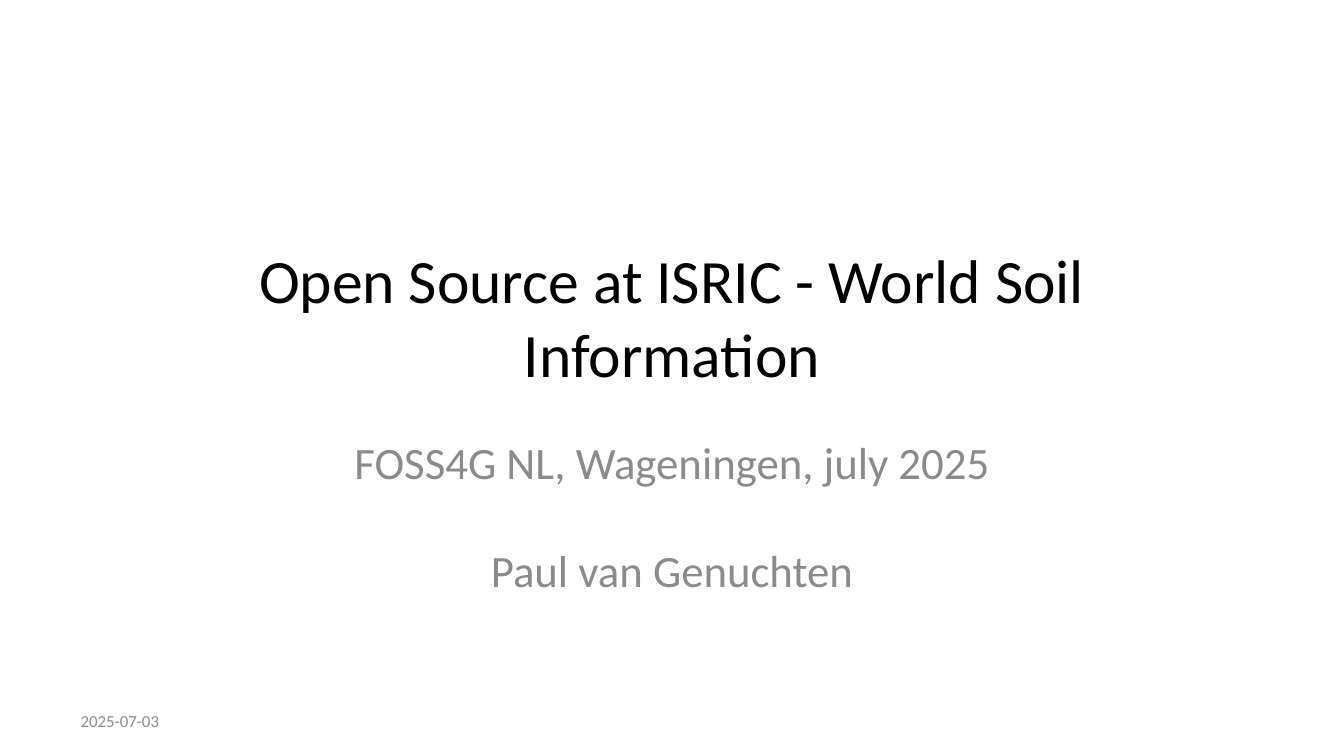
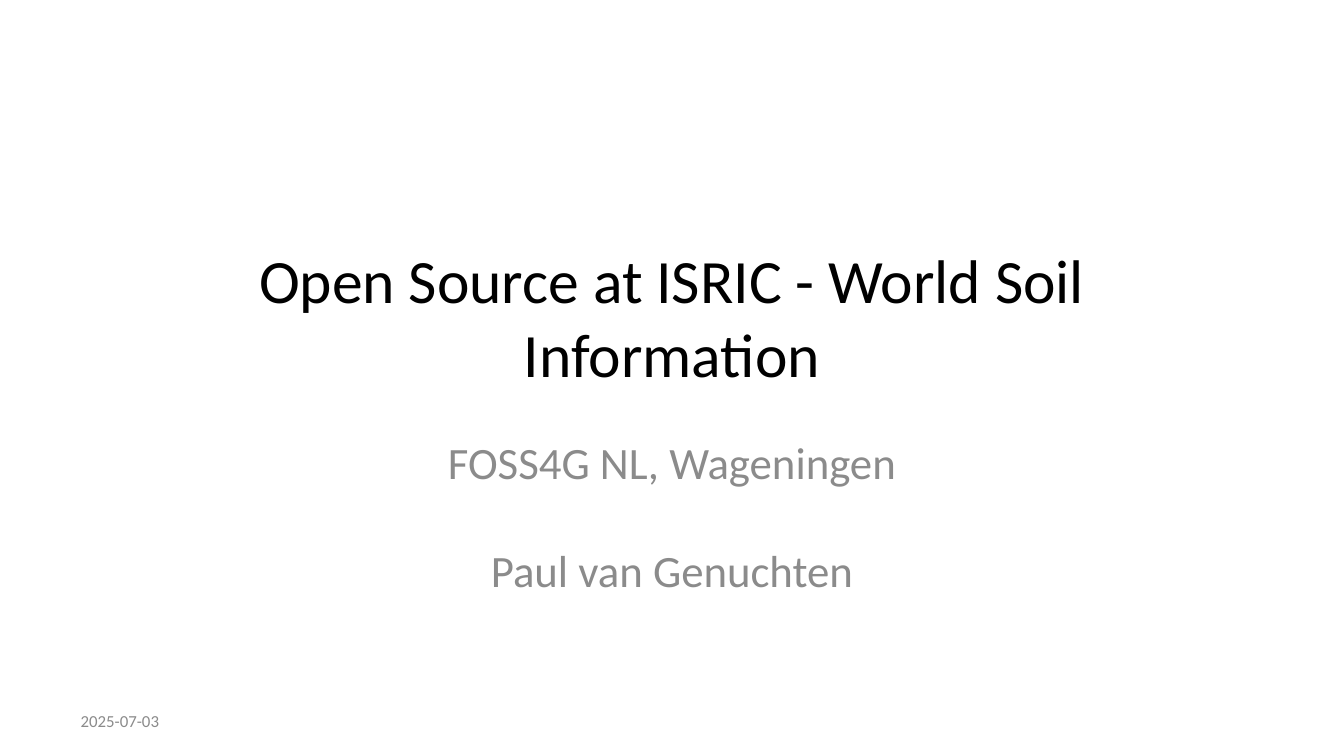
Before and after one commit to pvgenuchten/slides, a slide deck: slide 1 of slides/20250703-foss4gnl-opensource-at-isric.pptx. Drawn at 1344x756 pixels with LibreOffice and Linux fonts; fonts in the diff are those of the drawing. Boxes give left, top, right and bottom in pixels: in the first picture for what was removed or moved away, otherwise in the second. Text is boxed around its words. In the diff, an @@ line names an element or a change of style, - is before the commit and + after.

```diff
--- a/slides/20250703-foss4gnl-opensource-at-isric.pptx
+++ b/slides/20250703-foss4gnl-opensource-at-isric.pptx
@@ subtitle at bbox=[448, 448, 896, 587]: text changed @@
-FOSS4G NL, Wageningen, july 2025
-Paul van Genuchten
+FOSS4G NL, Wageningen
+Paul van Genuchten
```
Also in this commit, not shown: 4 other slides changed, 13 slides added, 36 slides removed, 8 other files.
